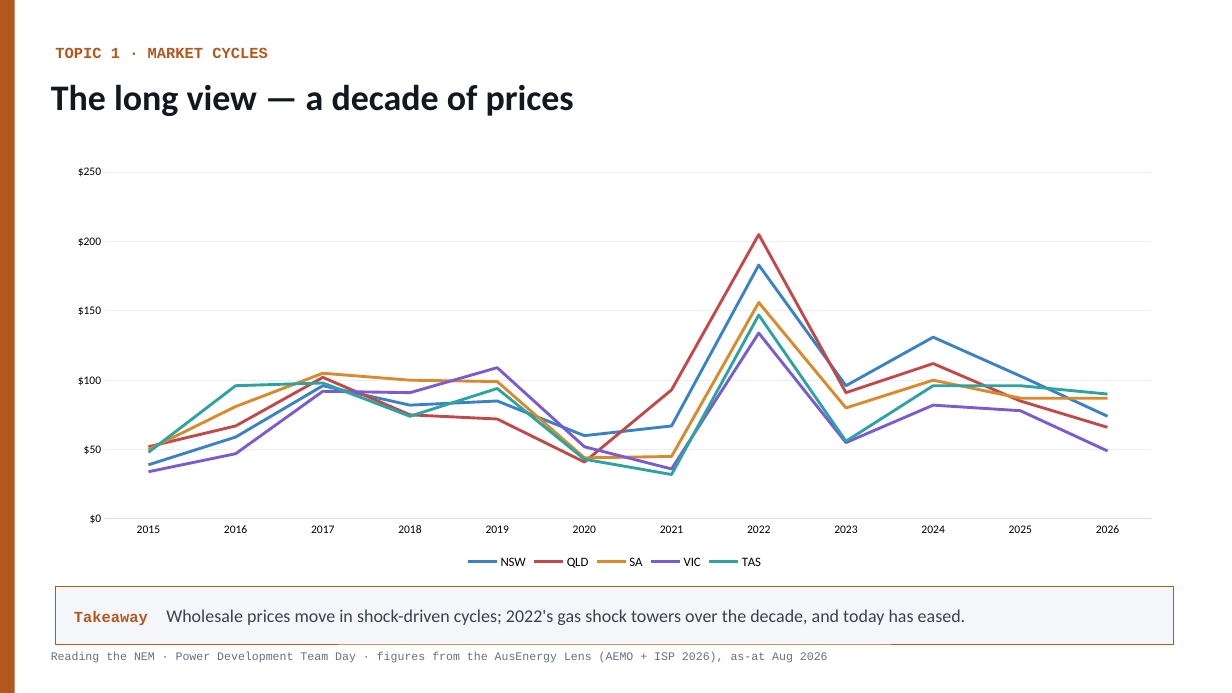
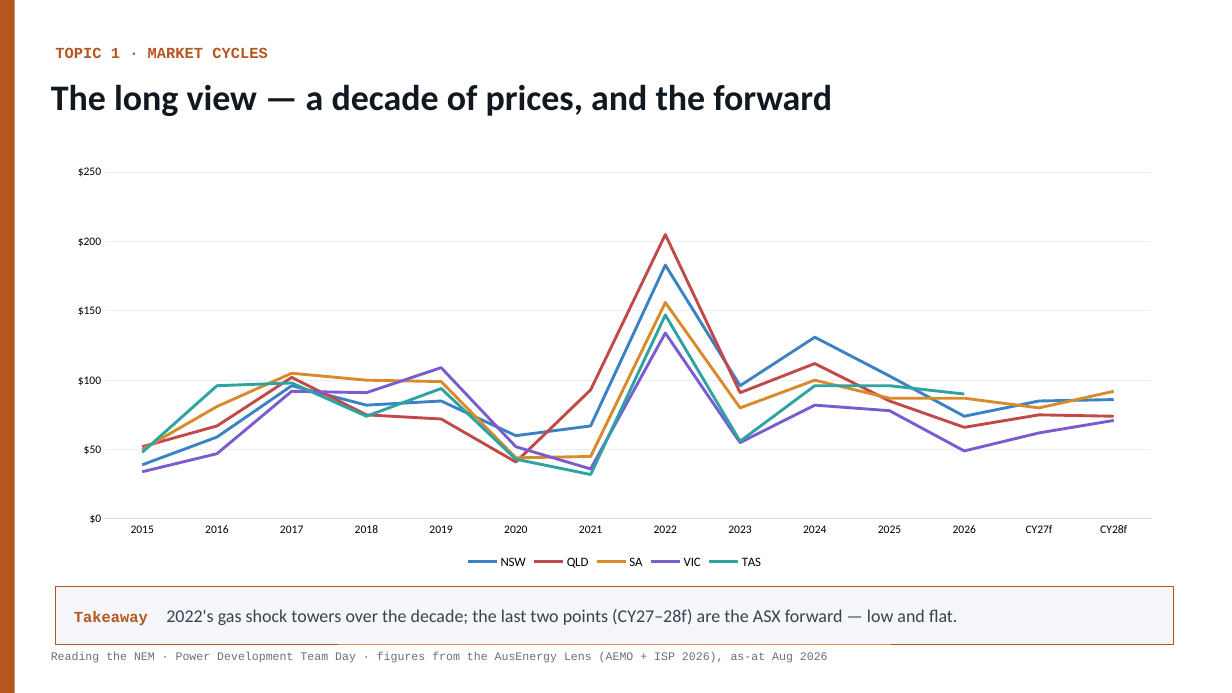
Before and after one commit to Travis-coder712/studio, a slide deck: slide 5 of nem-team-day/Reading-the-NEM-Team-Day.pptx. Drawn at 1232x693 pixels with LibreOffice and Linux fonts; fonts in the diff are those of the drawing. Boxes give left, top, right and bottom in pixels: in the first picture for what was removed or moved away, otherwise in the second. Text is boxed around its words. In the diff, an @@ line names an element or a change of style, - is before the commit and + after.

```diff
--- a/nem-team-day/Reading-the-NEM-Team-Day.pptx
+++ b/nem-team-day/Reading-the-NEM-Team-Day.pptx
@@ text at <box>51,84,832,116</box>: text changed @@
-The long view — a decade of prices
+The long view — a decade of prices, and the forward
@@ line chart at <box>55,157,1174,573</box> @@
-categories: 2015, 2016, 2017, 2018, 2019, 2020, 2021, 2022, 2023, 2024, 2025, 2026
+categories: 2015, 2016, 2017, 2018, 2019, 2020, 2021, 2022, 2023, 2024, 2025, 2026, CY27f, CY28f
-NSW: 39, 59, 96, 82, 85, 60, 67, 183, 96, 131, 103, 74
+NSW: 39, 59, 96, 82, 85, 60, 67, 183, 96, 131, 103, 74, 85, 86
-QLD: 52, 67, 102, 75, 72, 41, 93, 205, 91, 112, 85, 66
+QLD: 52, 67, 102, 75, 72, 41, 93, 205, 91, 112, 85, 66, 75, 74
-SA: 50, 81, 105, 100, 99, 44, 45, 156, 80, 100, 87, 87
+SA: 50, 81, 105, 100, 99, 44, 45, 156, 80, 100, 87, 87, 80, 92
-VIC: 34, 47, 92, 91, 109, 52, 36, 134, 55, 82, 78, 49
+VIC: 34, 47, 92, 91, 109, 52, 36, 134, 55, 82, 78, 49, 62, 71
-TAS: 48, 96, 98, 74, 94, 43, 32, 147, 56, 96, 96, 90
+TAS: 48, 96, 98, 74, 94, 43, 32, 147, 56, 96, 96, 90, -, -
@@ text at <box>74,609,958,625</box>: text changed @@
-Takeaway Wholesale prices move in shock-driven cycles; 2022's gas shock towers over the decade, and today has eased.
+Takeaway 2022's gas shock towers over the decade; the last two points (CY27–28f) are the ASX forward — low and flat.
```
Also in this commit, not shown: 1 other slide changed, 1 other file.
